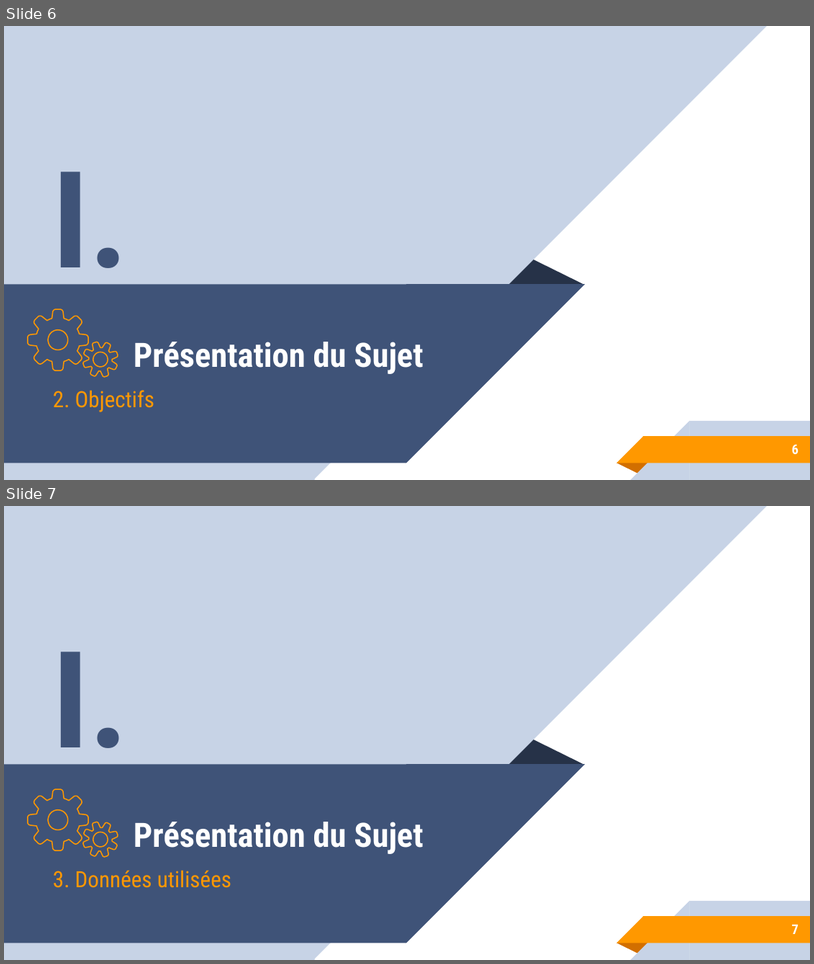
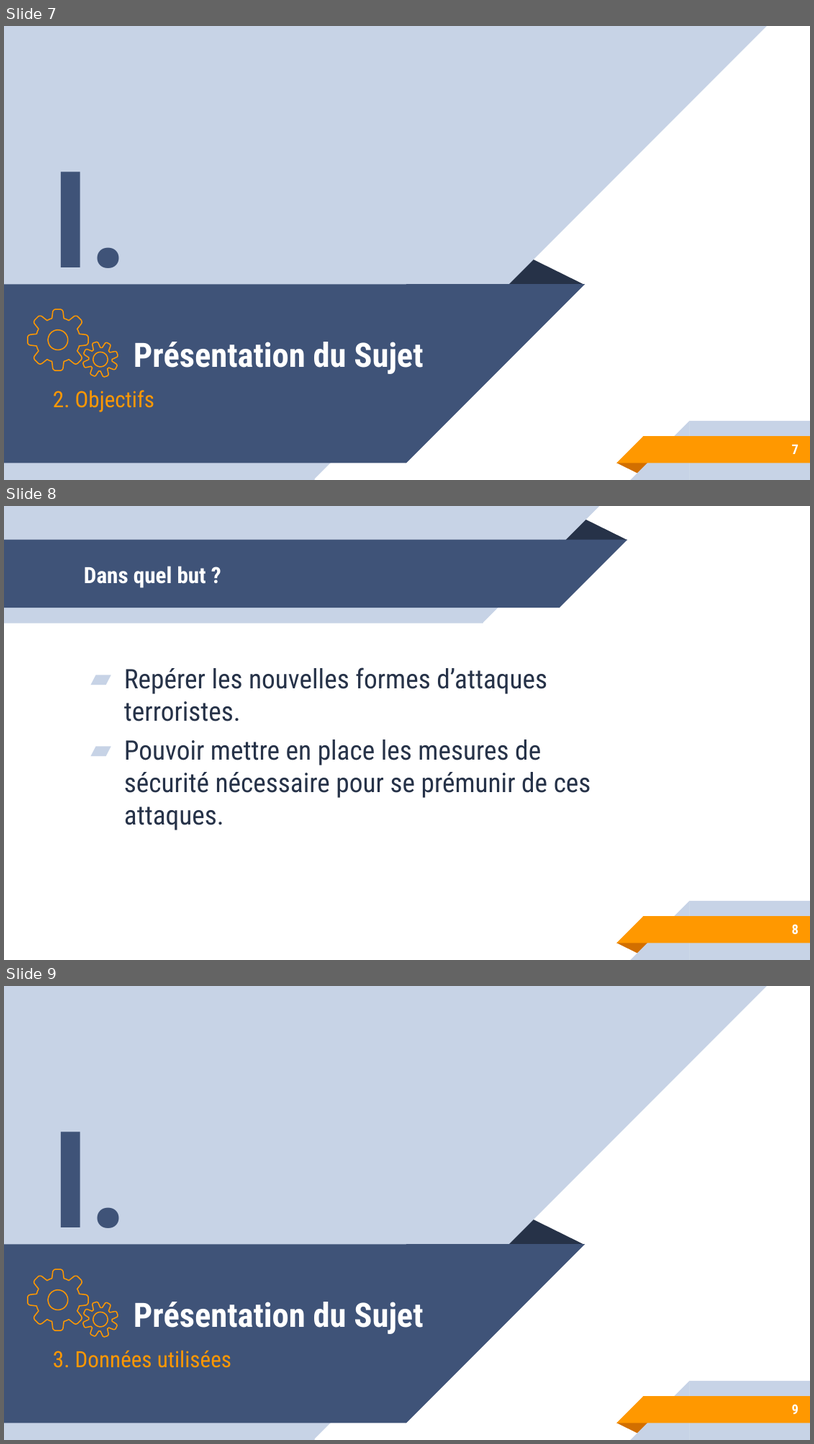
Before and after one commit to gtandu/testBi, a slide deck: doc/Soutenance EDD.pptx. Shown one above the other, each under a label of ours: slides 6 and 7 before the commit, slides 7, 8 and 9 after it. The pictures are 814x964 and 814x1444 pixels, drawn with LibreOffice and Linux fonts; fonts in the diff are those of the drawing. Boxes give left, top, right and bottom in pixels: in the first picture for what was removed or moved away, otherwise in the second. Text is boxed around its words. In the diff, an @@ line names an element or a change of style, - is before the commit and + after.

```diff
--- a/doc/Soutenance EDD.pptx
+++ b/doc/Soutenance EDD.pptx
@@ slide 8 added at (x1=4, y1=506, x2=810, y2=960), background #FFFFFF; not listed: 5 template elements that a slide beside it also shows @@
@@ group added at (x1=4, y1=506, x2=628, y2=623): 2 rectangles, 2 right triangles, 1 triangle @@
@@ title added at (x1=84, y1=566, x2=206, y2=588), 20 pt, text #FFFFFF, bold @@
+Dans quel but ?
@@ text added at (x1=124, y1=667, x2=592, y2=830), 24 pt, text #263248 @@
+▰ Repérer les nouvelles formes d’attaques terroristes.
+▰ Pouvoir mettre en place les mesures de sécurité nécessaire pour se prémunir de ces attaques.
@@ page number added at (x1=792, y1=924, x2=799, y2=934), 12 pt, text #FFFFFF, bold @@
+8
@@ what was slide 6 is now slide 7 @@
@@ page number at (x1=792, y1=444, x2=799, y2=454): text changed @@
-6
+7
@@ what was slide 7 is now slide 9 @@
@@ page number at (x1=792, y1=1404, x2=799, y2=1414): text changed @@
-7
+9
```
Also in this commit, not shown: 2 slides changed, 2 other slides added, 1 other file.
